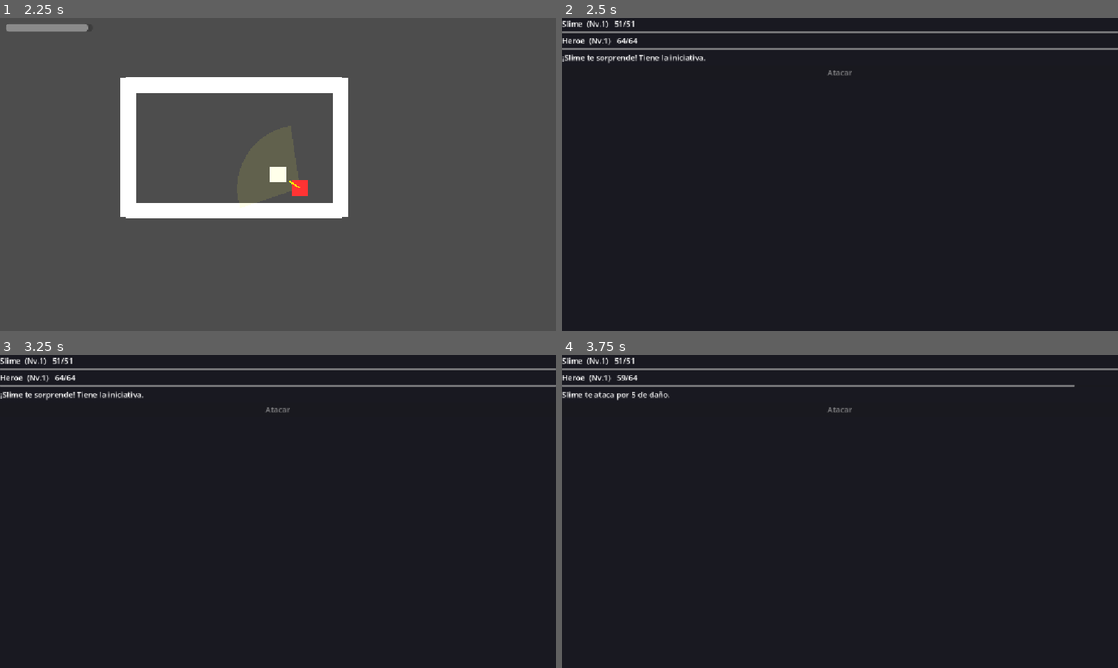
Above: before the commit, frames 1-4 (two rows, left to right).
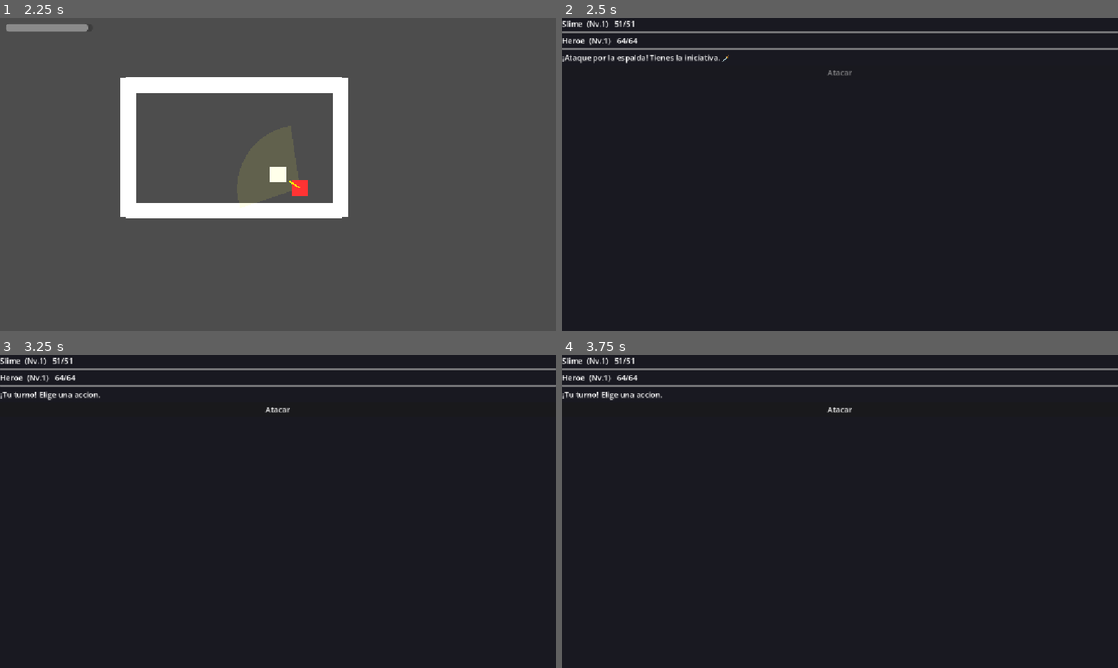
Above: after the commit, the same moments.

Repository: FurrionHD/prototipo-rpg-mazmorras
Game: Godot game, scene res://scenes/levels/main.tscn
The game is run twice, just before and just after one commit, with the same random seed, the same clock (stepped at 60 frames per second) and the same inputs.
Inputs:
- Up to frame 1 (2.25 s): hold D (move_right) 0.53-1.28 s; hold Space 0.53-1.28 s; hold S (move_down) 1.28-2.03 s; tap Ctrl at 1.35 s; tap Space at 1.52, 1.55, 1.82 s; hold D (move_right) from 2.03 s (still down); hold Shift from 2.03 s (still down)
- Up to frame 2 (2.5 s): keep holding D (move_right); keep holding Shift; tap Space at 2.3 s
- Up to frame 3 (3.25 s): tap Enter at 2.75 s; release D (move_right) at 2.78 s; release Shift at 2.78 s; hold W (move_up) from 2.78 s (still down); tap Space at 2.85, 3.02 s
- Up to frame 4 (3.75 s): tap Space at 3.32 s; release W (move_up) at 3.53 s; hold A (move_left) from 3.53 s (still down); hold Ctrl from 3.53 s (still down)

Frame 1 is identical in both runs. In frame 2, 0.4% of the frame differs, in the area x 0-30%, y 11-15%; in frame 3, 0.4%, in the area x 0-53%, y 11-19%; in frame 4, 0.4%.

Commit message:
KAN-49: Ataque del jugador (iniciativa) e influencia del agotamiento
player.gd: tecla Espacio para atacar hacia delante e iniciar combate sin
tocar al enemigo (corto alcance frontal) -> iniciativa del jugador. Expone
is_exhausted() para que el enemigo ataque al instante si te quedas sin aguante.

Co-Authored-By: Claude Opus 4.8 <noreply@anthropic.com>

Diff:
--- a/scripts/actors/player/player.gd
+++ b/scripts/actors/player/player.gd
@@ -38,6 +38,14 @@
 # 0 = sigilo, 1 = andar, 2 = correr.
 var movement_mode: int = 1
 
+# Direccion a la que "mira" el jugador (ultimo movimiento), para atacar.
+var _facing: Vector2 = Vector2.DOWN
+var _attack_was_pressed: bool = false
+
+# Ataque cuerpo a cuerpo para INICIAR combate (corto alcance hacia delante).
+@export var attack_range: float = 44.0
+@export var attack_half_angle_deg: float = 70.0
+
 # Barra de aguante (se crea por codigo, ver _crear_barra_aguante).
 var _stamina_bar: ProgressBar = null
 
@@ -61,6 +69,8 @@
 	var direction: Vector2 = Input.get_vector(
 		"move_left", "move_right", "move_up", "move_down")
 	var moving: bool = direction != Vector2.ZERO
+	if moving:
+		_facing = direction.normalized()  # recordamos hacia donde miramos
 
 	# Modo segun teclas (Ctrl = sigilo tiene prioridad sobre Shift = correr).
 	# Si estamos AGOTADOS, no se puede correr (hasta recuperar la mitad).
@@ -101,6 +111,32 @@
 	velocity = direction * speed
 	move_and_slide()
 
+	# Ataque hacia delante para iniciar combate (sin tener que tocar al enemigo).
+	var atk: bool = Input.is_key_pressed(KEY_SPACE)
+	if atk and not _attack_was_pressed:
+		_try_attack()
+	_attack_was_pressed = atk
+
+
+# True si estamos agotados (lo consulta el enemigo para atacar al instante).
+func is_exhausted() -> bool:
+	return _exhausted
+
+
+# Busca un enemigo justo enfrente y muy cerca; si lo hay, inicia el combate
+# con NUESTRA iniciativa.
+func _try_attack() -> void:
+	for e in get_tree().get_nodes_in_group("enemy"):
+		if not is_instance_valid(e):
+			continue
+		var to_e: Vector2 = e.global_position - global_position
+		var dist: float = to_e.length()
+		if dist <= attack_range and dist > 0.01:
+			if absf(_facing.angle_to(to_e / dist)) <= deg_to_rad(attack_half_angle_deg):
+				if e.has_method("atacado_por_jugador"):
+					e.atacado_por_jugador()
+				return
+
 
 # Crea una barrita de aguante en pantalla (arriba a la izquierda).
 # Va en su propia CanvasLayer para que no la mueva la camara.
